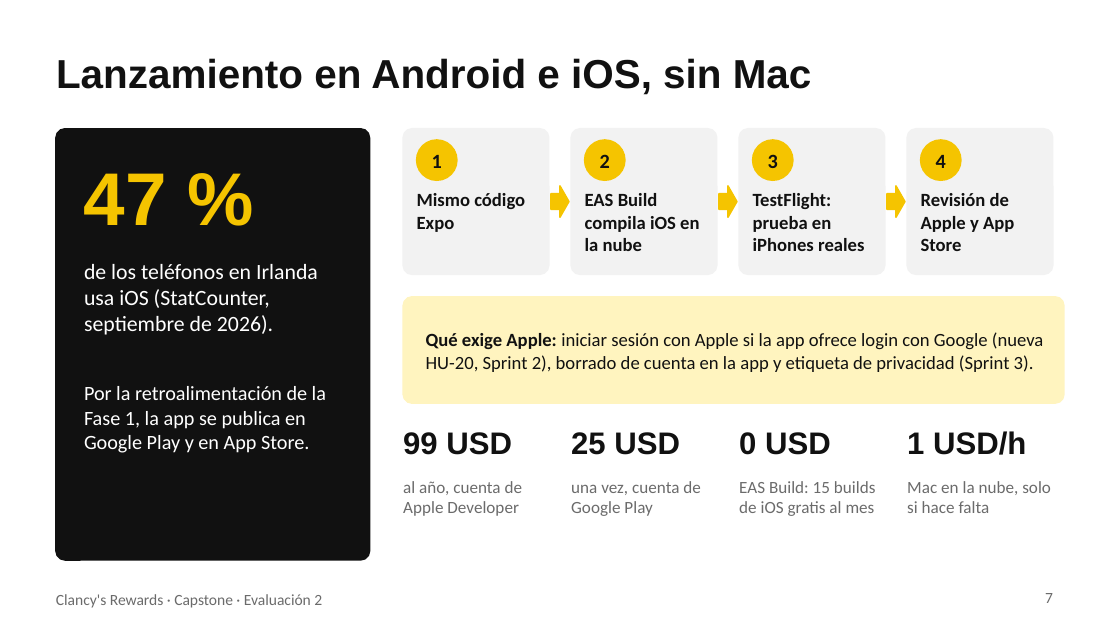
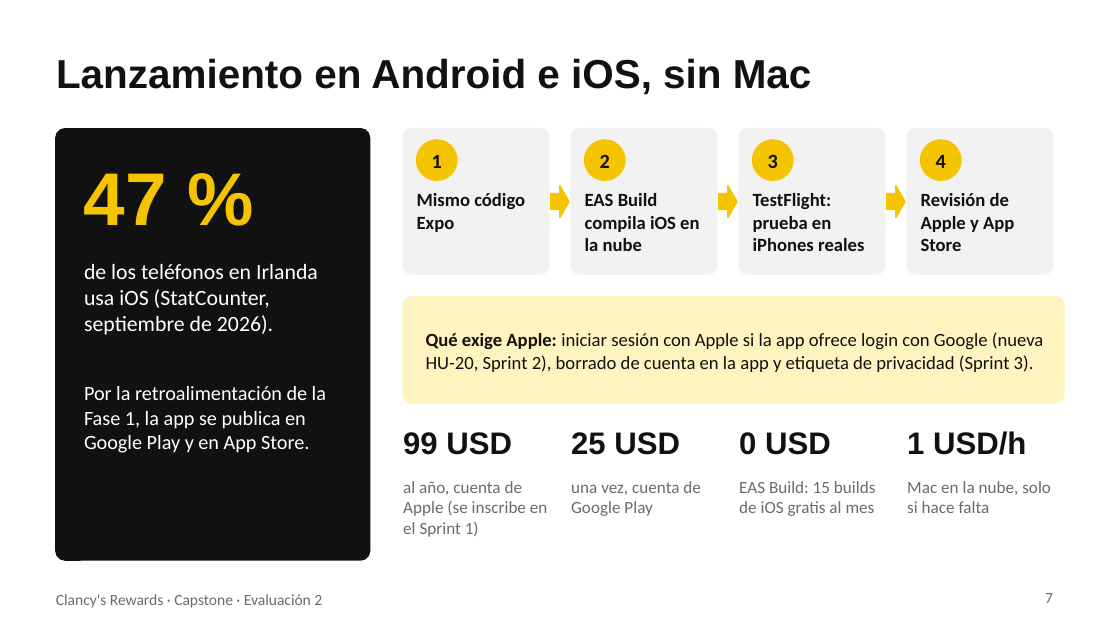
Before and after one commit to 44ndy/clancys-rewards, a slide deck: slide 7 of Fase 2/Evidencias Proyecto/Presentación Proyecto.pptx. Drawn at 1120x630 pixels with LibreOffice and Linux fonts; fonts in the diff are those of the drawing. Boxes give left, top, right and bottom in pixels: in the first picture for what was removed or moved away, otherwise in the second. Text is boxed around its words. In the diff, an @@ line names an element or a change of style, - is before the commit and + after.

Commit message:
Reflejar la inscripción en Apple adelantada al Sprint 1

```diff
--- a/Fase 2/Evidencias Proyecto/Presentación Proyecto.pptx
+++ b/Fase 2/Evidencias Proyecto/Presentación Proyecto.pptx
@@ text at (403, 481, 548, 537): text changed @@
-al año, cuenta de Apple Developer
+al año, cuenta de Apple (se inscribe en el Sprint 1)
```
Also in this commit, not shown: 3 other files.
